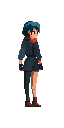
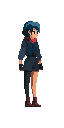
Two versions of the same layered image (64×128). Layer-by-layer changes:
painted on "Torso4" over left=27, top=43, right=35, bottom=55
